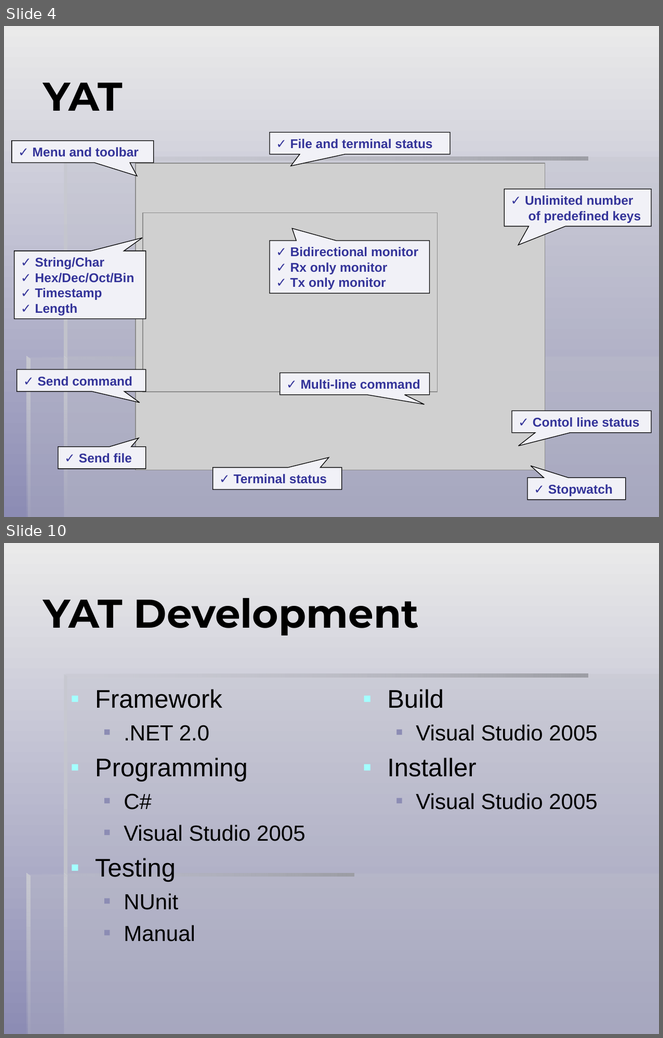
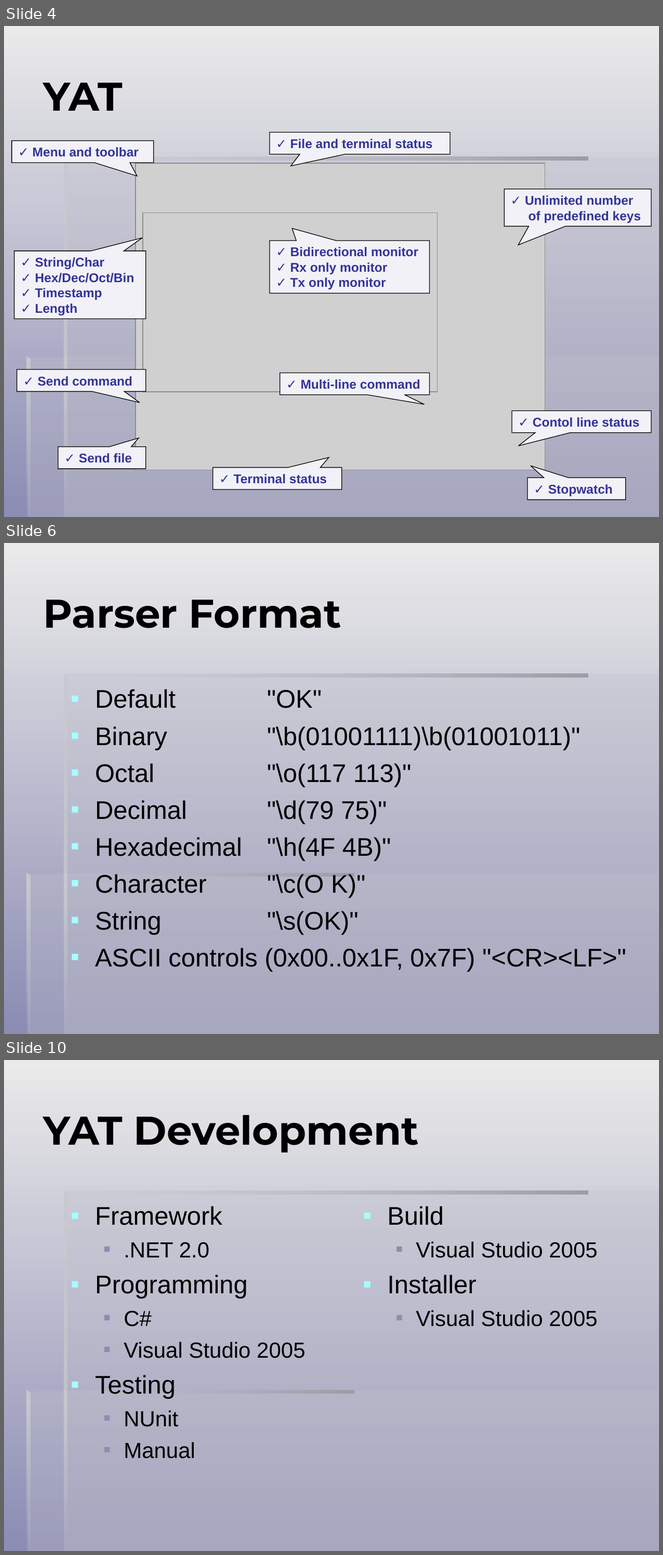
Before and after one commit to icis4/yat, a slide deck: _Doc.User/YAT Presentation/YAT.ppt. Shown one above the other, each under a label of ours: slides 4 and 10 before the commit, slides 4, 6 and 10 after it; the slides between them are not shown. The pictures are 663x1038 and 663x1555 pixels, drawn with LibreOffice and Linux fonts; fonts in the diff are those of the drawing; grey boxes stand for pictures. Boxes give left, top, right and bottom in pixels: in the first picture for what was removed or moved away, otherwise in the second. Text is boxed around its words. In the diff, an @@ line names an element or a change of style, - is before the commit and + after.

```diff
--- a/_Doc.User/YAT Presentation/YAT.ppt
+++ b/_Doc.User/YAT Presentation/YAT.ppt
@@ slide 6 added at (x1=4, y1=543, x2=659, y2=1034), background gradient #EAEAEA to #8C8CB4; not listed: 7 template elements that a slide beside it also shows @@
@@ title added at (x1=43, y1=600, x2=341, y2=628), 44 pt, text #000000, bold @@
+Parser Format
@@ text added at (x1=95, y1=689, x2=626, y2=972), 28 pt, text #000000 @@
+▪ Default "OK"
+▪ Binary "\b(01001111)\b(01001011)"
+▪ Octal "\o(117 113)"
+▪ Decimal "\d(79 75)"
+▪ Hexadecimal "\h(4F 4B)"
+▪ Character "\c(O K)"
+▪ String "\s(OK)"
+▪ ASCII controls (0x00..0x1F, 0x7F) "<CR><LF>"
```
Also in this commit, not shown: 4 slides changed, 2 other slides added, 3 slides removed, 8 other files.
